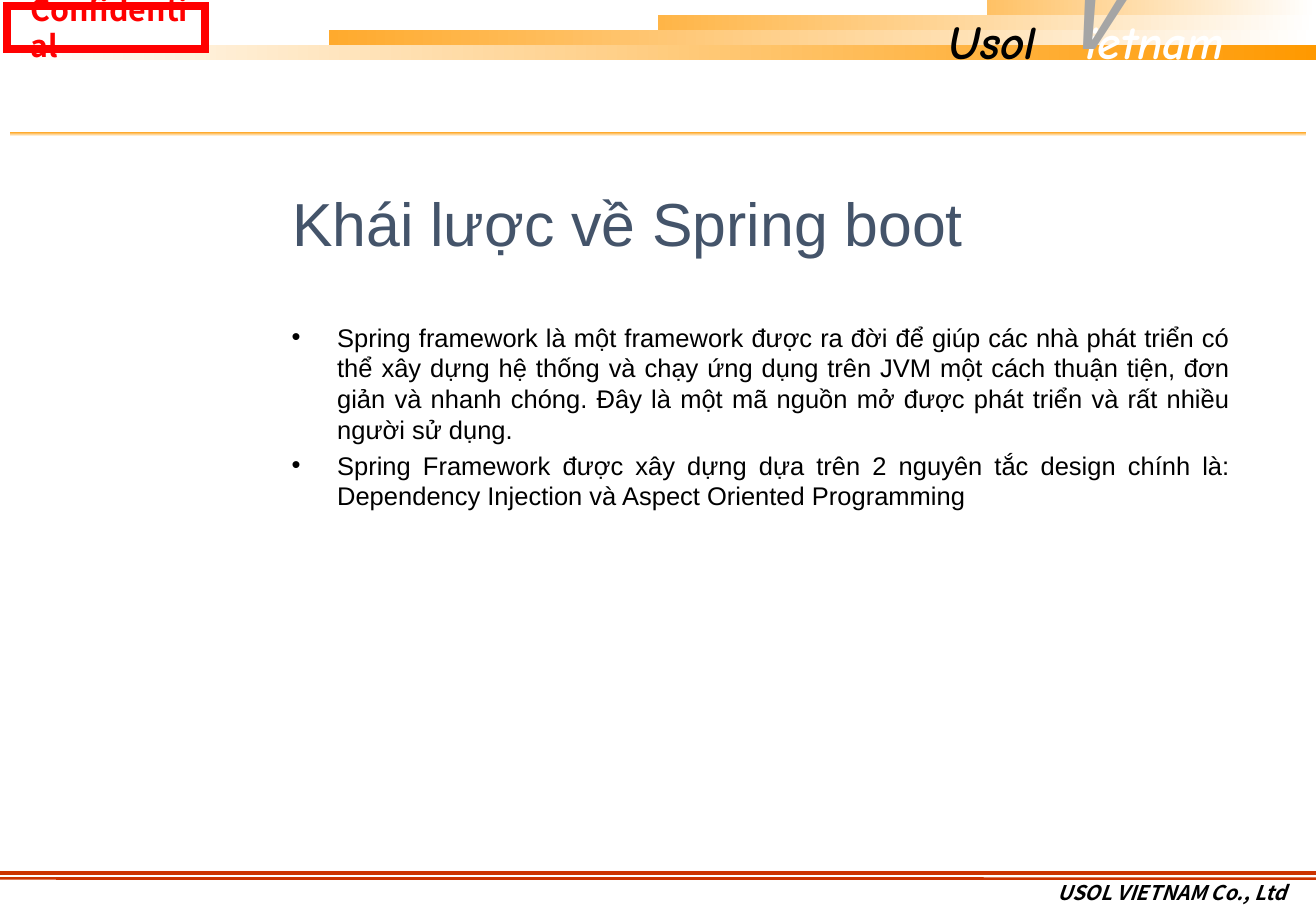
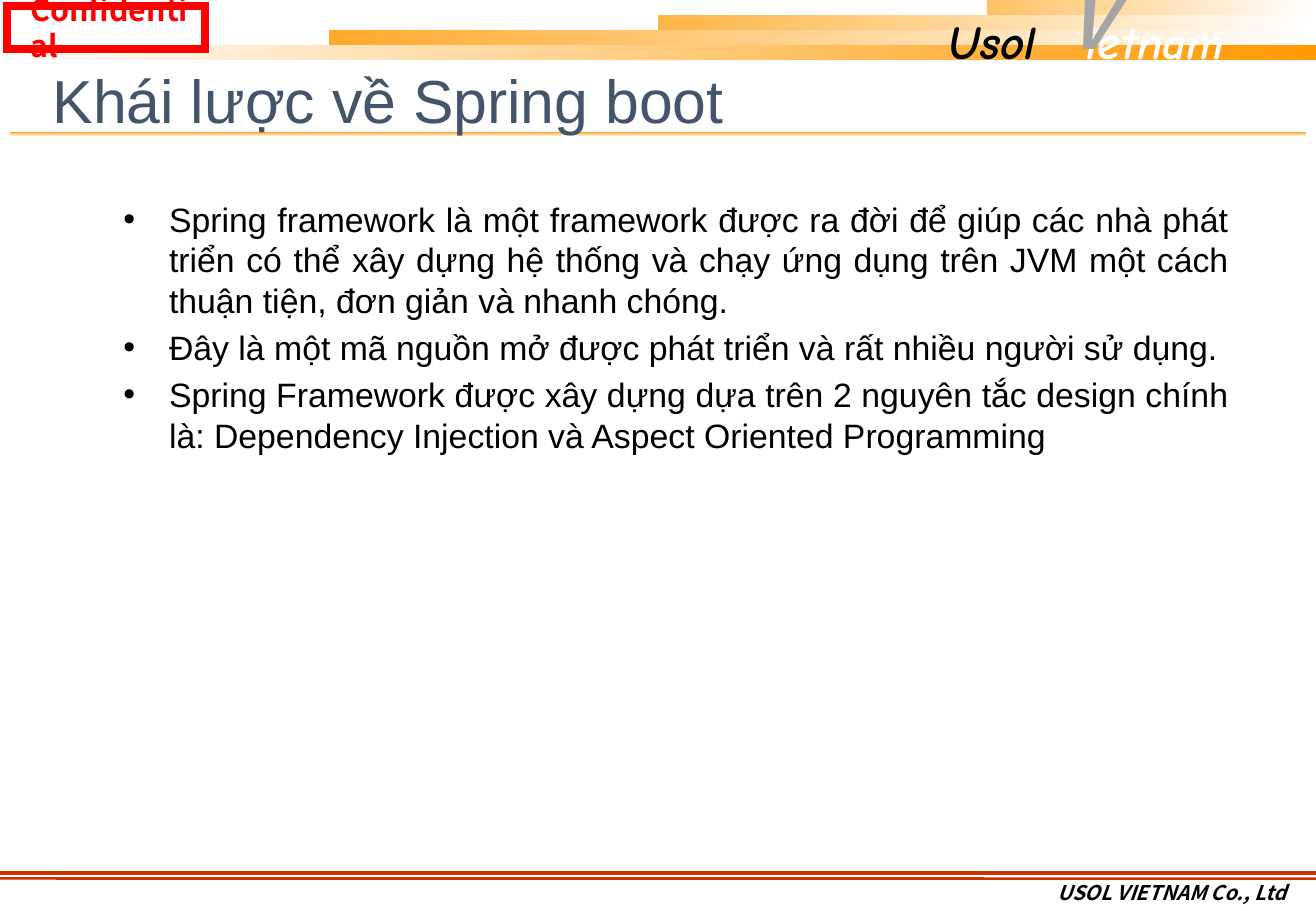
Before and after one commit to khuongmaingoc/javaDoc, a slide deck: slide 2 of SpringBoot/TaiLieu/Java_Week_Template.pptx. Drawn at 1316x911 pixels with LibreOffice and Linux fonts; fonts in the diff are those of the drawing; background and template pictures are left out. Boxes give left, top, right and bottom in pixels: in the first picture for what was removed or moved away, otherwise in the second. Text is boxed around its words. In the diff, an @@ line names an element or a change of style, - is before the commit and + after.

Commit message:
Springboot2

```diff
--- a/SpringBoot/TaiLieu/Java_Week_Template.pptx
+++ b/SpringBoot/TaiLieu/Java_Week_Template.pptx
@@ title "Khái lược về Spring boot": place and size @@
-title "Khái lược về Spring boot" at [292, 199, 963, 257]
+title "Khái lược về Spring boot" at [53, 76, 723, 135]
@@ text "Spring framework là một framework ...": place and size @@
-text "Spring framework là một framework ..." at [337, 326, 1229, 511]
+text "Spring framework là một framework ..." at [169, 205, 1228, 455]
@@ text at [169, 205, 1228, 367]: text changed; size 15.2 to 20 pt @@
-• Spring framework là một framework được ra đời để giúp các nhà phát triển có thể xây dựng hệ thống và chạy ứng dụng trên JVM một cách thuận tiện, đơn giản và nhanh chóng. Đây là một mã nguồn mở được phát triển và rất nhiều người sử dụng.
+• Spring framework là một framework được ra đời để giúp các nhà phát triển có thể xây dựng hệ thống và chạy ứng dụng trên JVM một cách thuận tiện, đơn giản và nhanh chóng.
+• Đây là một mã nguồn mở được phát triển và rất nhiều người sử dụng.
@@ text at [169, 380, 1228, 455]: size 15.2 to 20 pt in "Spring Framework được xây dựng dựa trên ..." @@
```
Also in this commit, not shown: 12 other slides changed, 3 slides removed.
